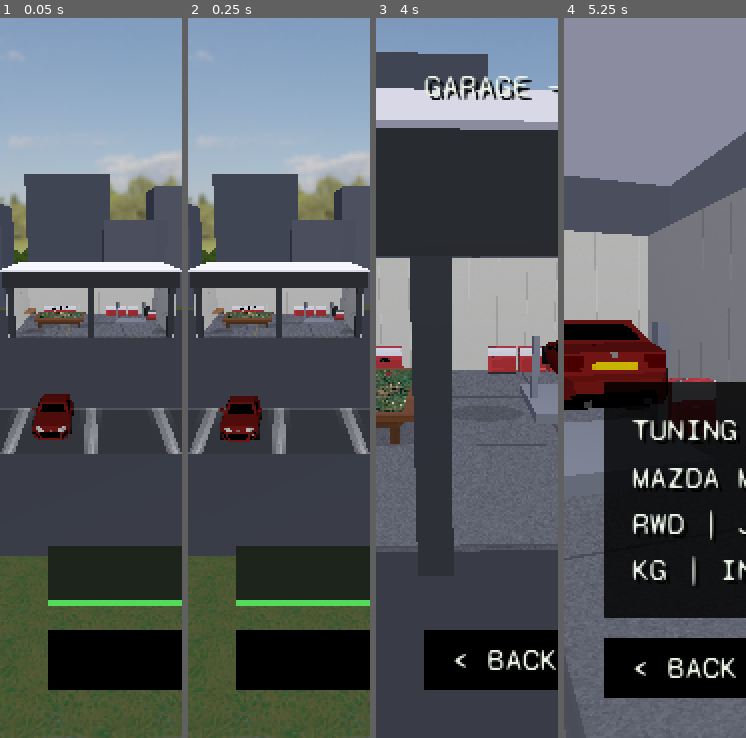
Above: before the commit, frames 1-4 (left to right).
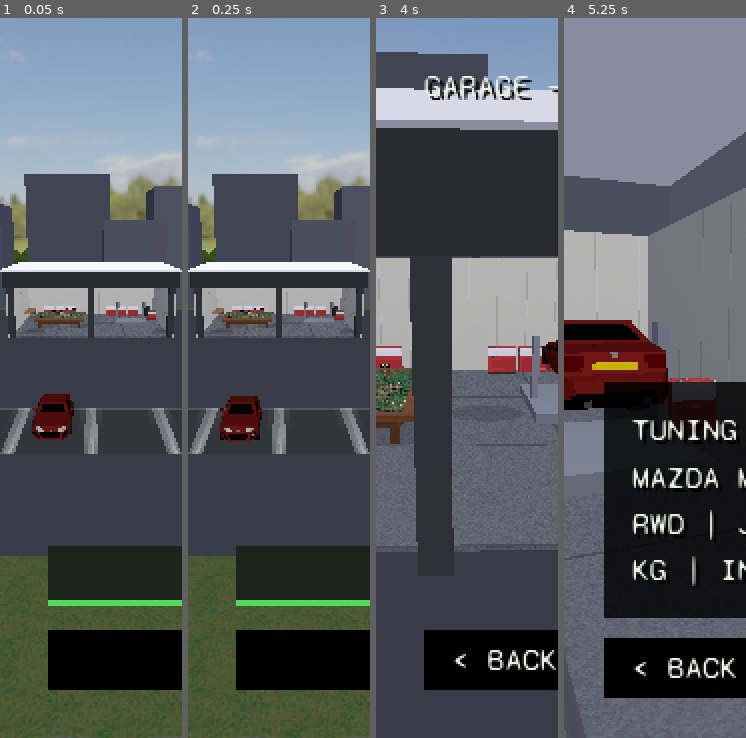
Above: after the commit, the same moments.

Repository: felixxwu/TAPPA
Game: Godot game, scene res://hq.tscn
Same seed, same stepped clock (60 frames per second), same inputs: the game is played once before the commit and once after it.
Inputs (mouse positions are in pixels of both pictures, inside the frame that each line leads up to):
- Up to frame 1 (0.05 s): no input
- Up to frame 2 (0.25 s): no input
- Up to frame 3 (4 s): tap Enter (menu_select) at 0.5 s; move the mouse to (507, 342) at 0.52 s; hold Right (menu_right) 0.53-1.25 s; tap C (cycle_camera) at 0.6 s; click (507, 342) at 0.67 s; drag from (430, 414) to (457, 522) at 1.27 s; move the mouse to (485, 219) at 2.02 s; hold Right (menu_right) 2.03-2.75 s; tap T (toggle_gearbox) at 2.1 s; tap R (reset_car) at 2.75 s; drag from (457, 522) to (412, 270) at 2.77 s; click "< BACK" at 3.5 s
- Up to frame 4 (5.25 s): move the mouse to (709, 486) at 4.27 s; hold Left (menu_left) 4.28-5 s; hold Shift 4.28-5 s; drag from (600, 270) to (627, 198) at 5.02 s

The runs differ from the first frame. In frame 1, less than 0.1% of the frame differs, in the area x 28-42%, y 40-41%; in frame 2, less than 0.1%; in frame 3, less than 0.1%, in the area x 2-8%, y 47-49%; in frame 4, nothing differs.

Commit message:
Sit map-pin labels nearer the flag tip; move the table camera closer in
Two map-table look tweaks: drop PIN_LABEL_RISE 0.34 -> 0.16 so each rally's
readout box sits just above its flag tip instead of floating well above it
(map_pin_capture mirrors the value), and lower the table camera (override
hq_table_cam_eye in game_config.tres to (-3, 2.15, 0.2)) so the view sits
closer to the table and the map fills more of the screen.

Co-Authored-By: Claude Opus 4.8 <noreply@anthropic.com>
Claude-Session: https://claude.ai/code/session_01GwYc7VQazMdbq2QAuRU26r

Diff:
--- a/rally/config/game_config.tres
+++ b/rally/config/game_config.tres
@@ -4,6 +4,7 @@
 
 [resource]
 script = ExtResource("1")
+hq_table_cam_eye = Vector3(-3, 2.15, 0.2)
 brake_torque = 1000.0
 drag_coefficient = 2.645
 steer_limit = 0.5
--- a/rally/scripts/hq.gd
+++ b/rally/scripts/hq.gd
@@ -58,7 +58,7 @@
 # scales it to world metres; rise is how far above the flag tip the box floats.
 const PIN_LABEL_PX := Vector2i(320, 120)
 const PIN_LABEL_PIXEL_SIZE := 0.0017
-const PIN_LABEL_RISE := 0.34
+const PIN_LABEL_RISE := 0.16
 
 # Loaded LAZILY (not preloaded) so the heavy car scene — which pulls in the MX-5 glb,
 # its texture and the engine-audio resources — isn't decoded at script-compile time
--- a/rally/tools/map_pin_capture.gd
+++ b/rally/tools/map_pin_capture.gd
@@ -66,7 +66,7 @@
 	add_child(pin)
 	pin.add_child(RallyFlag.build(locked, earned))
 	var label := _build_pin_label(rally_name, earned)
-	label.position = Vector3(0.0, RallyFlag.POLE_HEIGHT + 0.34, 0.0)
+	label.position = Vector3(0.0, RallyFlag.POLE_HEIGHT + 0.16, 0.0)
 	pin.add_child(label)
 
 
Binary file changed: rally/tools/map_pin_capture.png
